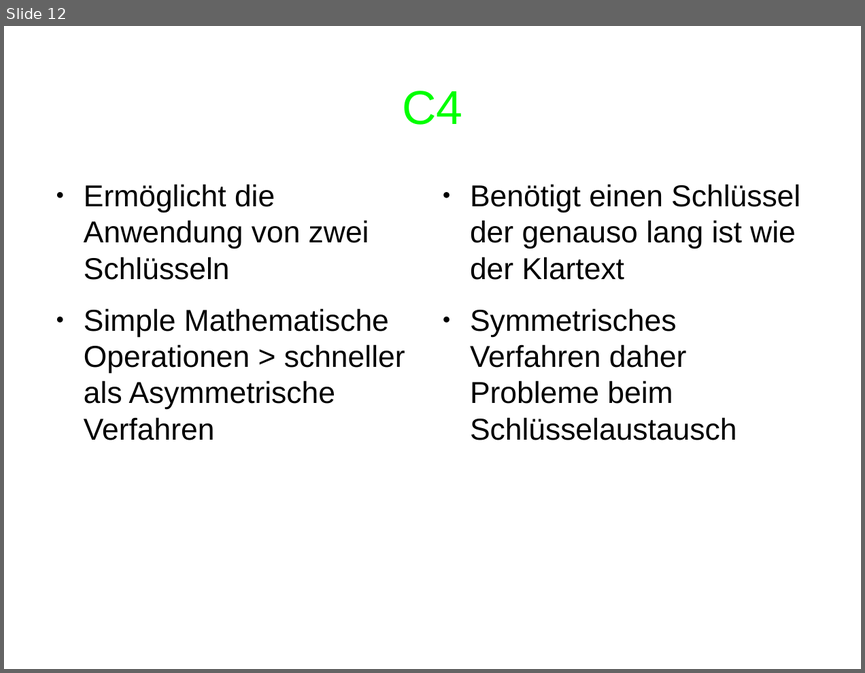
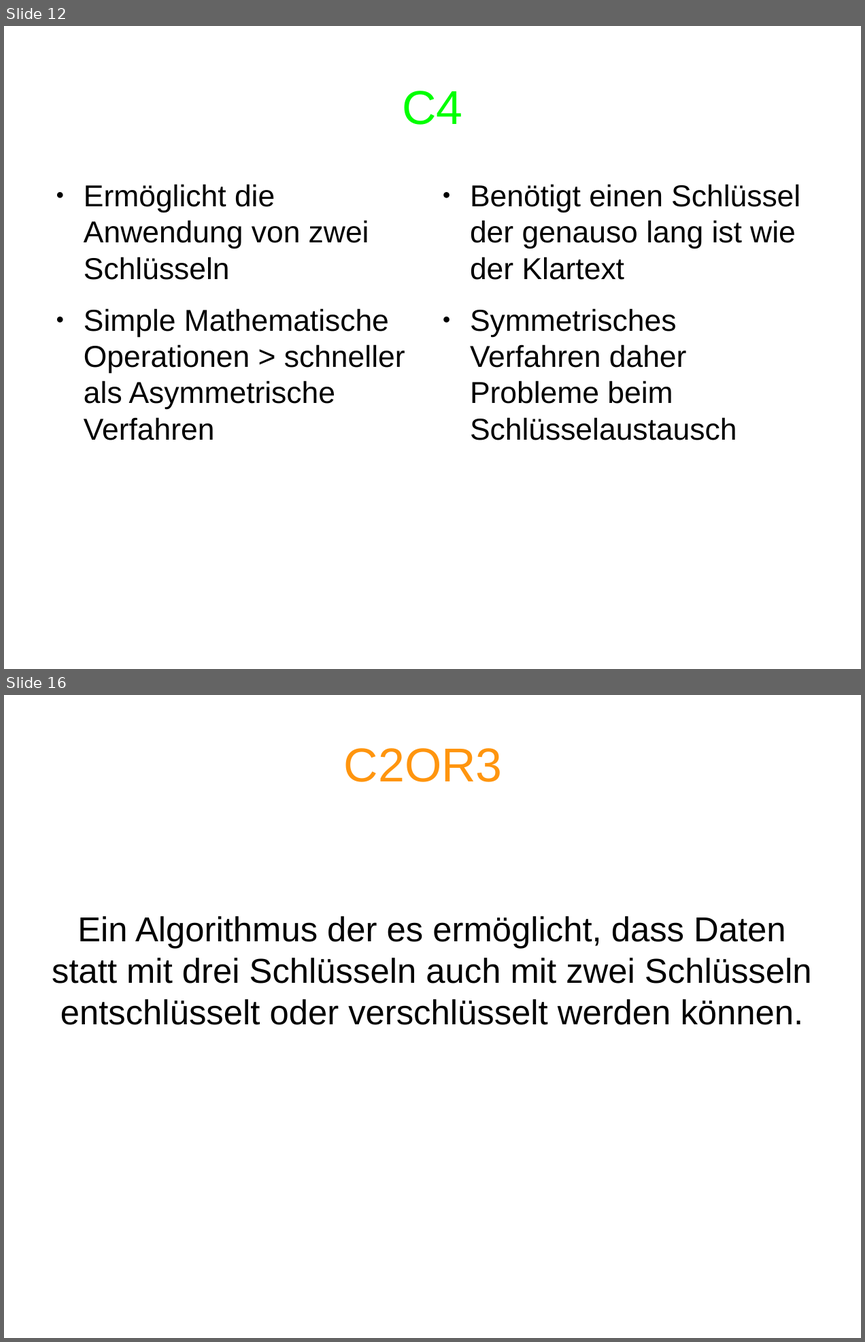
Before and after one commit to dodonator/cube, a slide deck: Vortrag/vortrag.odp. Shown one above the other, each under a label of ours: slide 12 before the commit, slides 12 and 16 after it; the slides between them are not shown. The pictures are 865x673 and 865x1342 pixels, drawn with LibreOffice and Linux fonts; fonts in the diff are those of the drawing. Boxes give left, top, right and bottom in pixels: in the first picture for what was removed or moved away, otherwise in the second. Text is boxed around its words. In the diff, an @@ line names an element or a change of style, - is before the commit and + after.

```diff
--- a/Vortrag/vortrag.odp
+++ b/Vortrag/vortrag.odp
@@ slide 16 added at <box>4,695,861,1338</box>, background #FFFFFF @@
@@ text added at <box>344,748,502,782</box>, 44 pt, text #FF950E @@
+C2OR3
@@ subtitle added at <box>52,916,812,1025</box>, 32 pt, text #000000 @@
+Ein Algorithmus der es ermöglicht, dass Daten statt mit drei Schlüsseln auch mit zwei Schlüsseln entschlüsselt oder verschlüsselt werden können.
```
Also in this commit, not shown: 3 slides changed, 12 other slides added, 1 other file.
